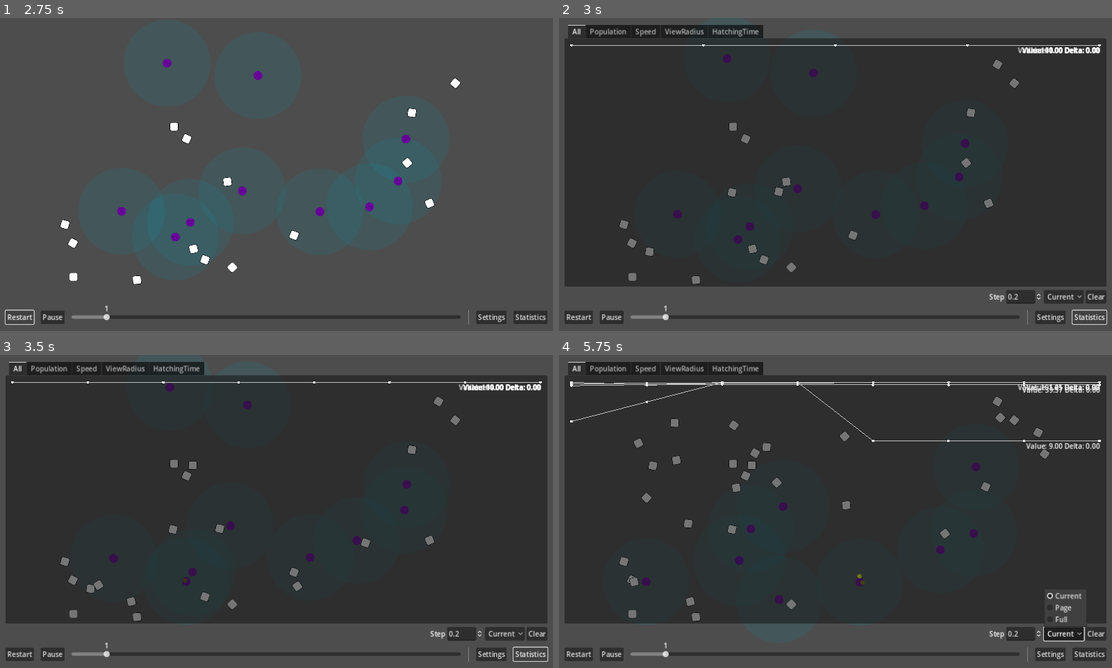
Above: before the commit, frames 1-4 (two rows, left to right).
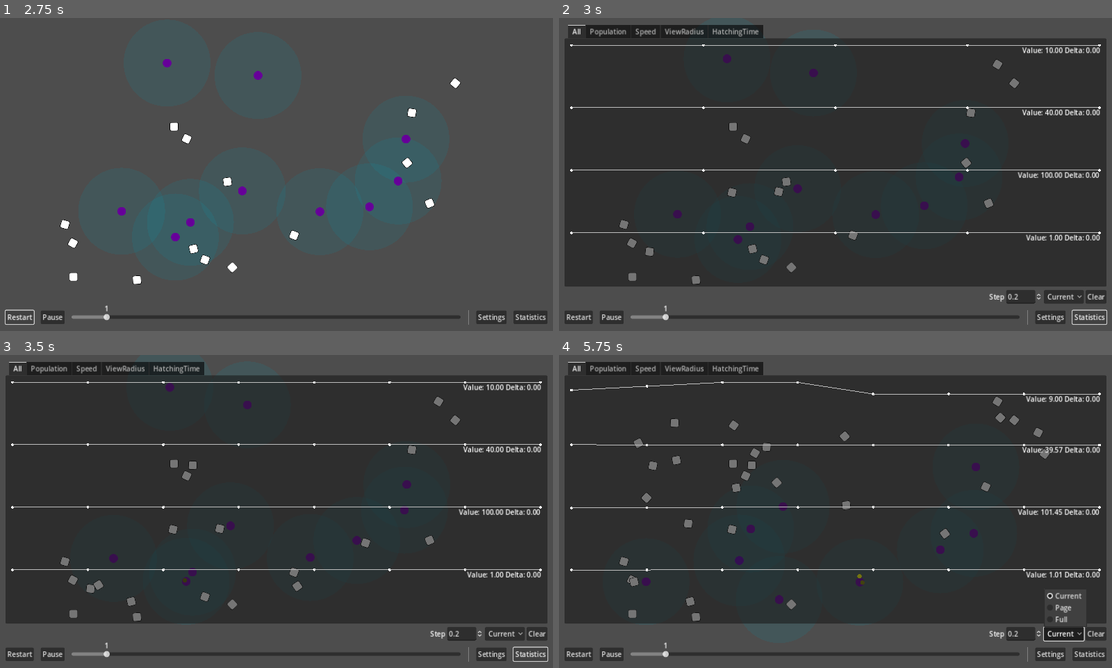
Above: after the commit, the same moments.

Repository: wivest/Natural-Selection
Game: Godot game, scene res://main.tscn
Two runs of this game, one before a commit and one after it. Both use one fixed random seed, a clock stepped at 60 frames per second and the inputs below.
Inputs:
- Up to frame 1 (2.75 s): click "Restart" at 0.5 s; click "Restart" at 1.25 s; click "Restart" at 2 s
- Up to frame 2 (3 s): click "Statistics" at 2.75 s
- Up to frame 3 (3.5 s): no input
- Up to frame 4 (5.75 s): click "Current" at 3.5 s; click "Clear" at 4.25 s; click "Current" at 5 s

Frame 1 is identical in both runs. In frame 2, 1.4% of the frame differs, in the area x 2-98%, y 9-72%; in frame 3, 1.4%; in frame 4, 2.6%, in the area x 2-98%, y 8-72%.

Commit message:
feat: reposition charts in All tab

Diff:
--- a/ui/tabs/statistics/statistics.tscn
+++ b/ui/tabs/statistics/statistics.tscn
@@ -31,26 +31,26 @@
 layout_mode = 2
 size_flags_vertical = 3
 
-[node name="All" type="Control" parent="Tabs"]
+[node name="All" type="VBoxContainer" parent="Tabs"]
 layout_mode = 2
 
 [node name="Population" parent="Tabs/All" node_paths=PackedStringArray("parameters") instance=ExtResource("1_ilp5w")]
-layout_mode = 1
+layout_mode = 2
 getter = SubResource("Resource_p3n06")
 parameters = NodePath("../../../Parameters")
 
 [node name="Speed" parent="Tabs/All" node_paths=PackedStringArray("parameters") instance=ExtResource("1_ilp5w")]
-layout_mode = 1
+layout_mode = 2
 getter = SubResource("Resource_mc4q7")
 parameters = NodePath("../../../Parameters")
 
 [node name="ViewRadius" parent="Tabs/All" node_paths=PackedStringArray("parameters") instance=ExtResource("1_ilp5w")]
-layout_mode = 1
+layout_mode = 2
 getter = SubResource("Resource_xi0sd")
 parameters = NodePath("../../../Parameters")
 
 [node name="HatchingTime" parent="Tabs/All" node_paths=PackedStringArray("parameters") instance=ExtResource("1_ilp5w")]
-layout_mode = 1
+layout_mode = 2
 getter = SubResource("Resource_nkfbl")
 parameters = NodePath("../../../Parameters")
 
